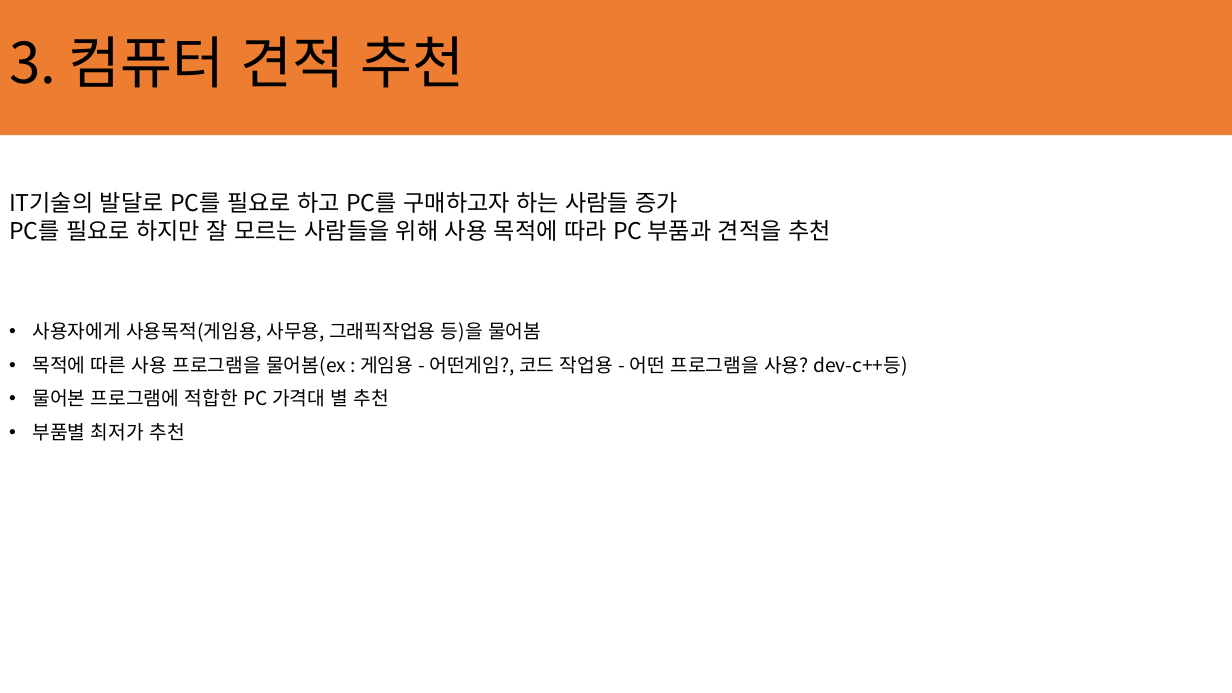
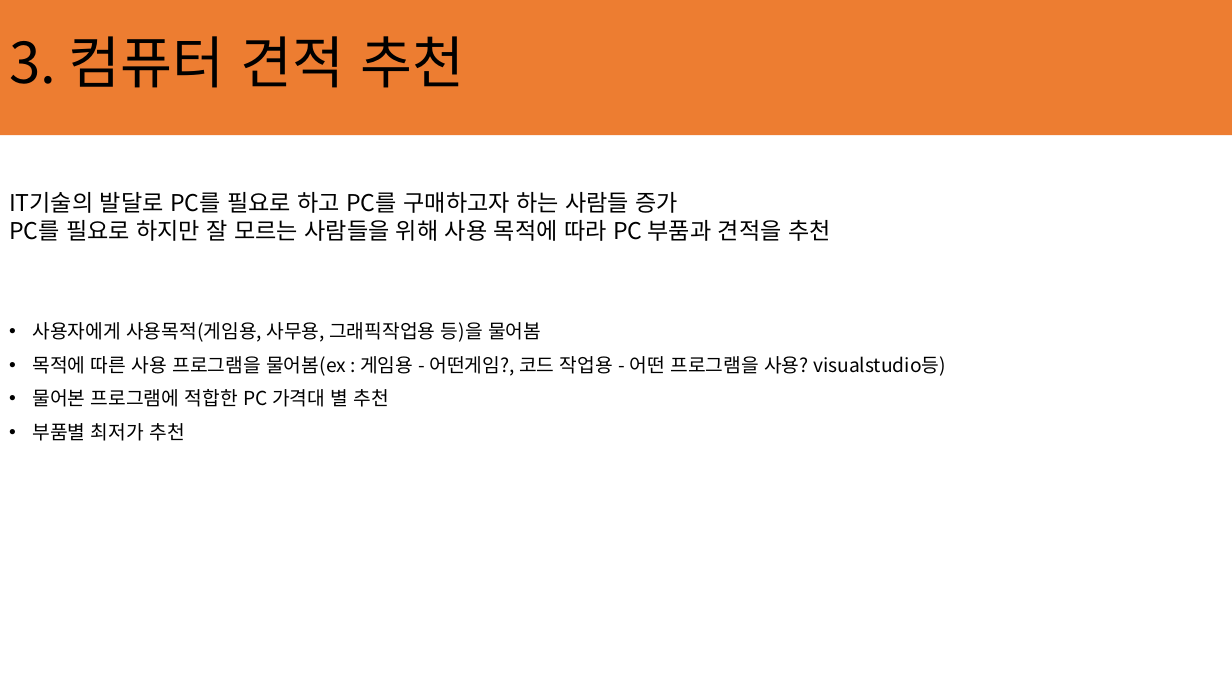
Before and after one commit to ChaeSung-Lee/DJ_InternShip, a slide deck: slide 7 of 2021_Summer/jp.hong/Project_BnC_jph.pptx. Drawn at 1232x693 pixels with LibreOffice and Linux fonts; fonts in the diff are those of the drawing. Boxes give left, top, right and bottom in pixels: in the first picture for what was removed or moved away, otherwise in the second. Text is boxed around its words. In the diff, an @@ line names an element or a change of style, - is before the commit and + after.

```diff
--- a/2021_Summer/jp.hong/Project_BnC_jph.pptx
+++ b/2021_Summer/jp.hong/Project_BnC_jph.pptx
@@ text at box(32, 356, 946, 376): text changed @@
-• 목적에 따른 사용 프로그램을 물어봄(ex : 게임용 - 어떤게임?, 코드 작업용 - 어떤 프로그램을 사용? dev-c++등)
+• 목적에 따른 사용 프로그램을 물어봄(ex : 게임용 - 어떤게임?, 코드 작업용 - 어떤 프로그램을 사용? visualstudio등)
```
Also in this commit, not shown: 6 other slides changed, 4 slides added.
